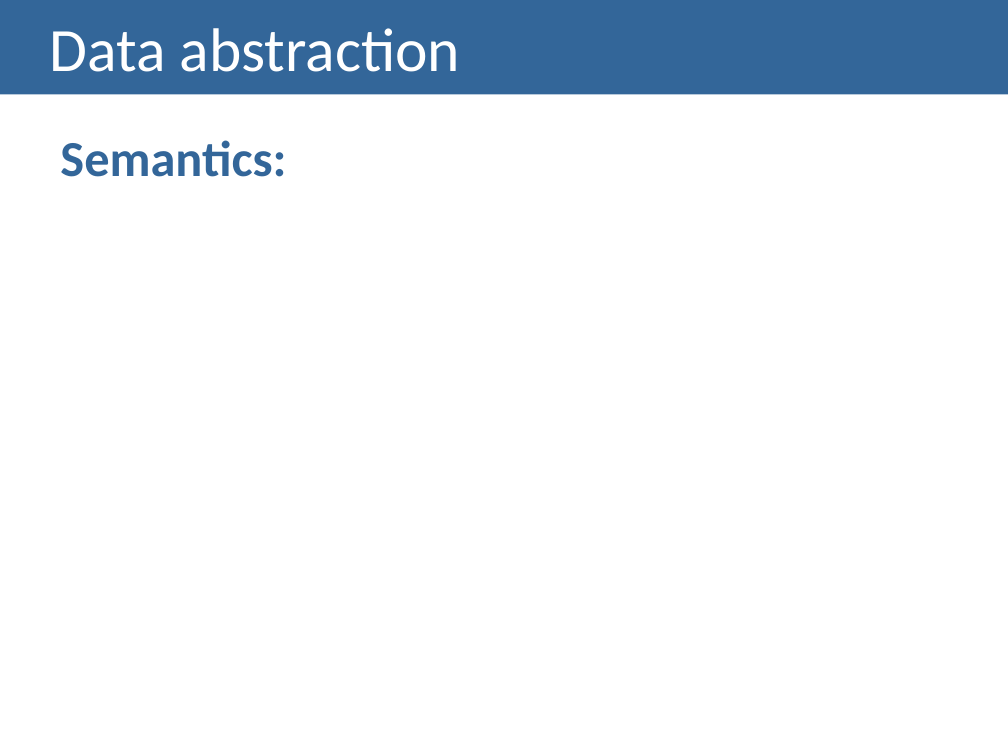
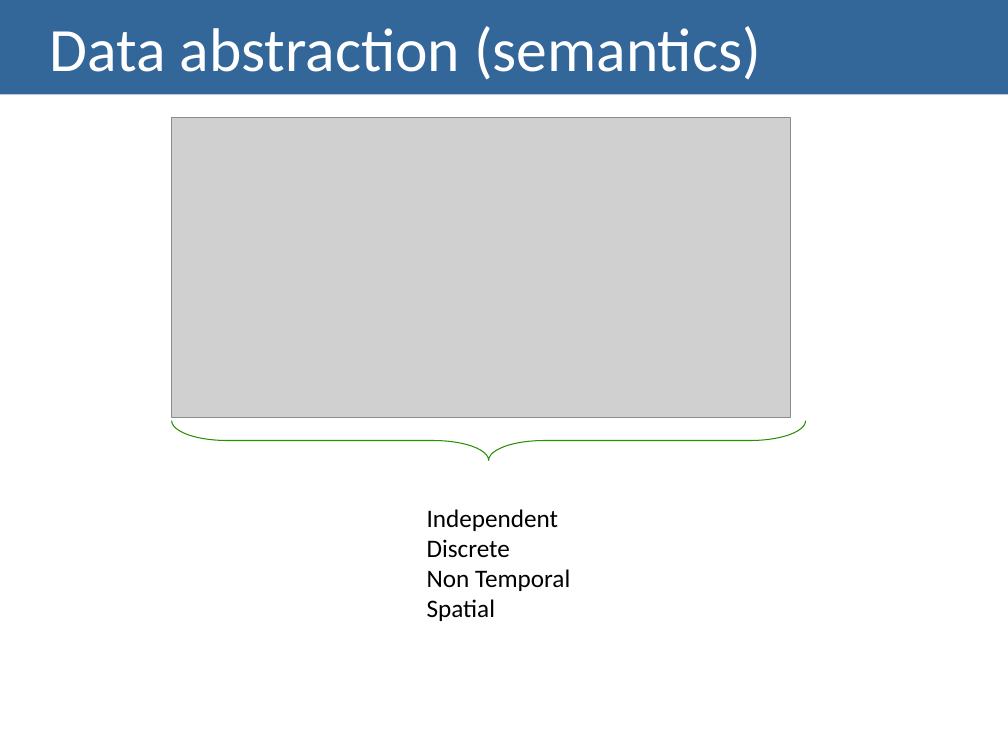
Before and after one commit to carboned4/V_I_2015_1, a slide deck: slide 27 of checkpoint2/G01A - Checkpoint2 Presentation.pptx (slide 21 before the commit). Drawn at 1008x756 pixels with LibreOffice and Linux fonts; fonts in the diff are those of the drawing; grey boxes stand for pictures. Boxes give left, top, right and bottom in pixels: in the first picture for what was removed or moved away, otherwise in the second. Text is boxed around its words. In the diff, an @@ line names an element or a change of style, - is before the commit and + after.

```diff
--- a/checkpoint2/G01A - Checkpoint2 Presentation.pptx
+++ b/checkpoint2/G01A - Checkpoint2 Presentation.pptx
@@ title at (x1=50, y1=26, x2=761, y2=80): text changed @@
-Data abstraction
+Data abstraction (semantics)
@@ picture added at (x1=171, y1=118, x2=790, y2=417) @@
@@ text removed at (x1=60, y1=140, x2=286, y2=177) @@
-Semantics:
@@ right brace added at (x1=171, y1=421, x2=805, y2=461), outline #299000 0.75 pt @@
@@ text added at (x1=427, y1=509, x2=570, y2=621), 18 pt, text #000000 @@
+Independent
+Discrete
+Non Temporal
+Spatial
```
Also in this commit, not shown: 13 slides added, 1 slide removed.
